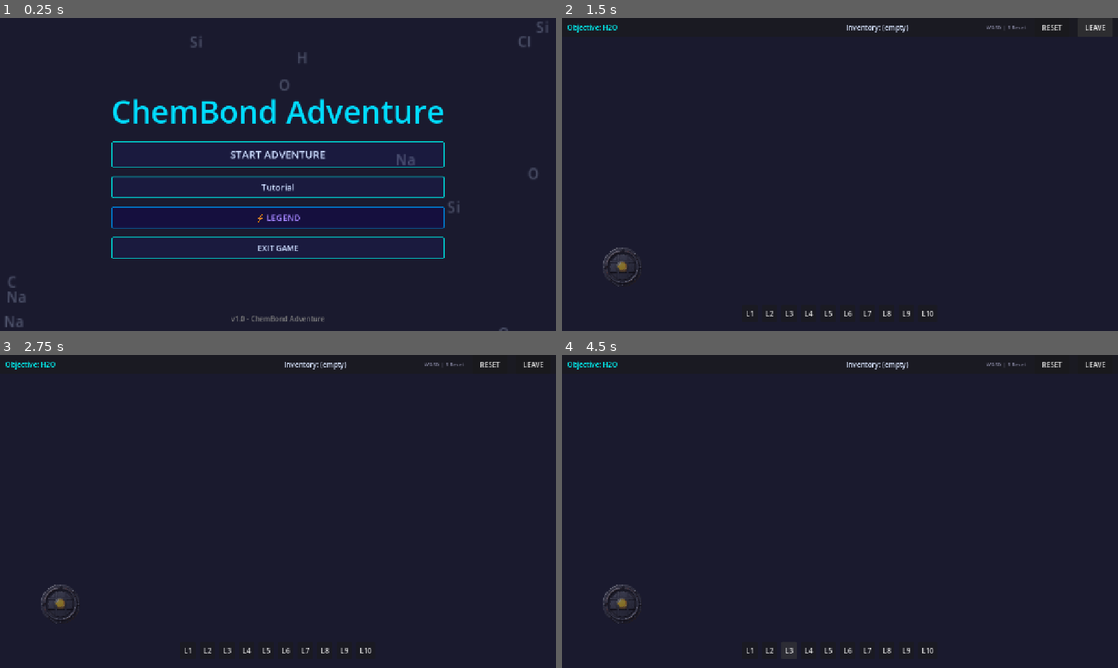
Above: before the commit, frames 1-4 (two rows, left to right).
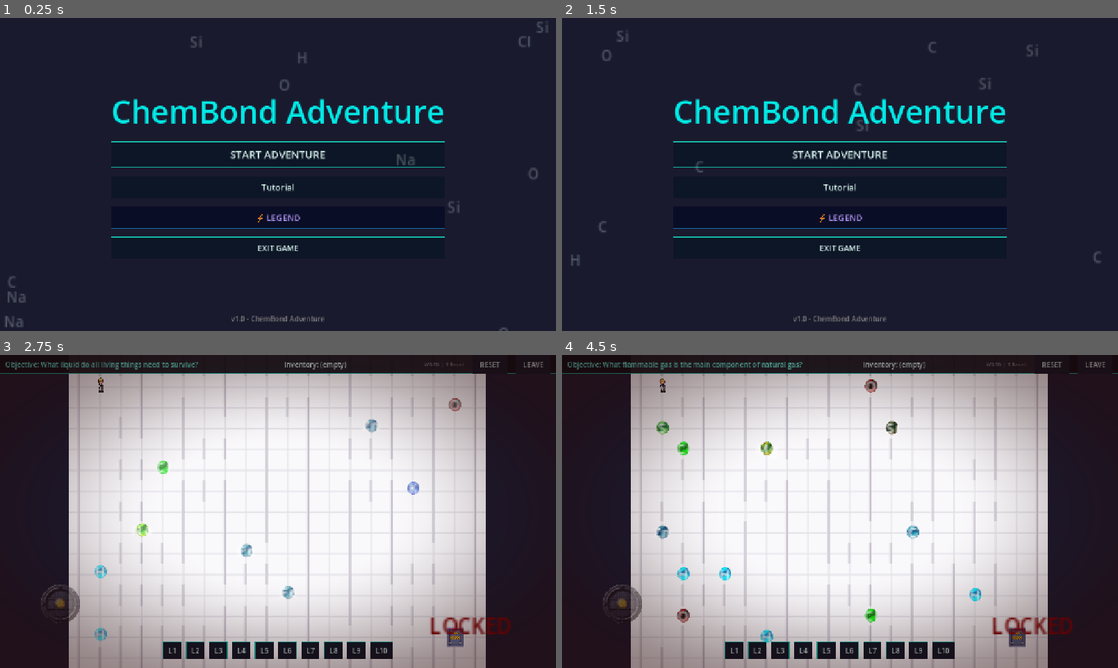
Above: after the commit, the same moments.

Repository: marshal-rizky/Chemistry-Maze
Game: Godot game, scene res://scenes/main_menu.tscn
Two runs of this game, one before a commit and one after it. Both use one fixed random seed, a clock stepped at 60 frames per second and the inputs below. Sound files missing from this copy of the repository are replaced by a short silence.
Inputs (mouse positions are in pixels of both pictures, inside the frame that each line leads up to):
- Up to frame 1 (0.25 s): no input
- Up to frame 2 (1.5 s): click "START ADVENTURE" at 0.5 s; click "LEAVE" at 1.25 s
- Up to frame 3 (2.75 s): click (278, 492) at 2 s, where only the run after the commit has a clickable "START ADVENTURE"
- Up to frame 4 (4.5 s): click "L1" at 2.75 s; click "L2" at 3.5 s; click "L3" at 4.25 s

The runs differ from the first frame. In frame 1, 3.3% of the frame differs, in the area x 20-80%, y 26-77%; in frame 2, 4.4%; in frame 3, 70%; in frame 4, 70%, in the area x 0-100%, y 1-100%.
Error before the commit: Parse Error: Cannot find member "BORDER" in base "UITheme". (res://scripts/main.gd:18)

Commit message:
feat: add Pixelify Sans font loading to UITheme (null-safe fallback)

Diff:
--- a/scripts/ui_theme.gd
+++ b/scripts/ui_theme.gd
@@ -1,49 +1,57 @@
 extends Node
 class_name UITheme
+
+# Industrial lab terminal palette
+const BG_DEEP    := Color("#070b14")
+const BG_PANEL   := Color("#0d1626")
+const BG_HOVER   := Color("#152238")
+const BG_PRESSED := Color("#1d3554")
+const BORDER     := Color("#14b8a6")
+const BORDER_HI  := Color("#5eead4")
+const BORDER_DIM := Color("#0c5b54")
+const TEXT       := Color("#cfeae6")
+const TEXT_HI    := Color("#5eead4")
+const TEXT_DIM   := Color("#6b7a85")
+const ACCENT_RED := Color("#ef4444")
+
+static func _make_stylebox(bg: Color, border: Color, border_w: int = 1) -> StyleBoxFlat:
+	var sb = StyleBoxFlat.new()
+	sb.bg_color = bg
+	sb.border_color = border
+	sb.set_border_width_all(border_w)
+	sb.set_corner_radius_all(0)
+	sb.set_content_margin_all(8)
+	return sb
 
 static func create_game_theme() -> Theme:
 	var theme = Theme.new()
 
-	# Button styling - dark blue with cyan border
-	var btn_normal = StyleBoxFlat.new()
-	btn_normal.bg_color = Color("#1a1a3e")
-	btn_normal.border_color = Color("#00cccc")
-	btn_normal.set_border_width_all(2)
-	btn_normal.set_corner_radius_all(4)
-	btn_normal.set_content_margin_all(8)
+	var font_reg  = load("res://assets/fonts/PixelifySans-Regular.ttf") as FontFile
+	if font_reg:
+		theme.set_default_font(font_reg)
+		theme.set_default_font_size(16)
 
-	var btn_hover = StyleBoxFlat.new()
-	btn_hover.bg_color = Color("#252560")
-	btn_hover.border_color = Color("#00ffff")
-	btn_hover.set_border_width_all(2)
-	btn_hover.set_corner_radius_all(4)
-	btn_hover.set_content_margin_all(8)
+	var btn_normal   = _make_stylebox(BG_PANEL,   BORDER,    1)
+	var btn_hover    = _make_stylebox(BG_HOVER,   BORDER_HI, 2)
+	var btn_pressed  = _make_stylebox(BG_PRESSED, BORDER_HI, 2)
+	var btn_disabled = _make_stylebox(BG_DEEP,    BORDER_DIM, 1)
 
-	var btn_pressed = StyleBoxFlat.new()
-	btn_pressed.bg_color = Color("#0d0d2b")
-	btn_pressed.border_color = Color("#00ffff")
-	btn_pressed.set_border_width_all(3)
-	btn_pressed.set_corner_radius_all(4)
-	btn_pressed.set_content_margin_all(8)
+	theme.set_stylebox("normal",   "Button", btn_normal)
+	theme.set_stylebox("hover",    "Button", btn_hover)
+	theme.set_stylebox("pressed",  "Button", btn_pressed)
+	theme.set_stylebox("disabled", "Button", btn_disabled)
+	theme.set_stylebox("focus",    "Button", _make_stylebox(BG_HOVER, BORDER_HI, 2))
+	theme.set_color("font_color",          "Button", TEXT)
+	theme.set_color("font_hover_color",    "Button", TEXT_HI)
+	theme.set_color("font_pressed_color",  "Button", Color.WHITE)
+	theme.set_color("font_disabled_color", "Button", TEXT_DIM)
+	theme.set_constant("h_separation", "Button", 4)
 
-	theme.set_stylebox("normal", "Button", btn_normal)
-	theme.set_stylebox("hover", "Button", btn_hover)
-	theme.set_stylebox("pressed", "Button", btn_pressed)
-	theme.set_color("font_color", "Button", Color("#ccddff"))
-	theme.set_color("font_hover_color", "Button", Color("#00ffff"))
-	theme.set_color("font_pressed_color", "Button", Color.WHITE)
-
-	# Panel styling - semi-transparent dark blue
-	var panel_style = StyleBoxFlat.new()
-	panel_style.bg_color = Color(0.06, 0.06, 0.14, 0.85)
-	panel_style.border_color = Color("#0088aa")
-	panel_style.set_border_width_all(1)
-	panel_style.set_corner_radius_all(6)
-	panel_style.set_content_margin_all(12)
+	var panel_style = _make_stylebox(Color(0.027, 0.043, 0.075, 0.92), BORDER, 1)
+	panel_style.set_content_margin_all(10)
 	theme.set_stylebox("panel", "Panel", panel_style)
 
-	# Label defaults
-	theme.set_color("font_color", "Label", Color("#ccddff"))
+	theme.set_color("font_color", "Label", TEXT)
 	theme.set_font_size("font_size", "Label", 16)
 
 	return theme
